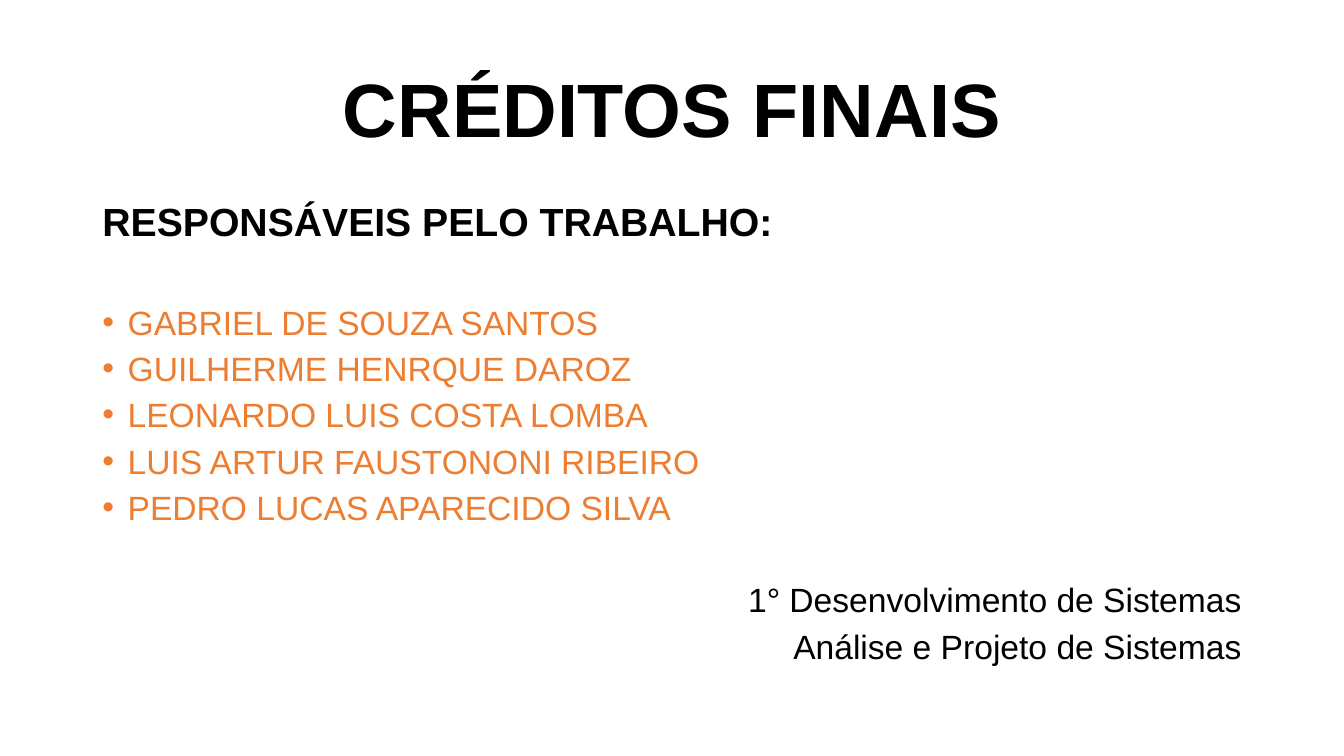
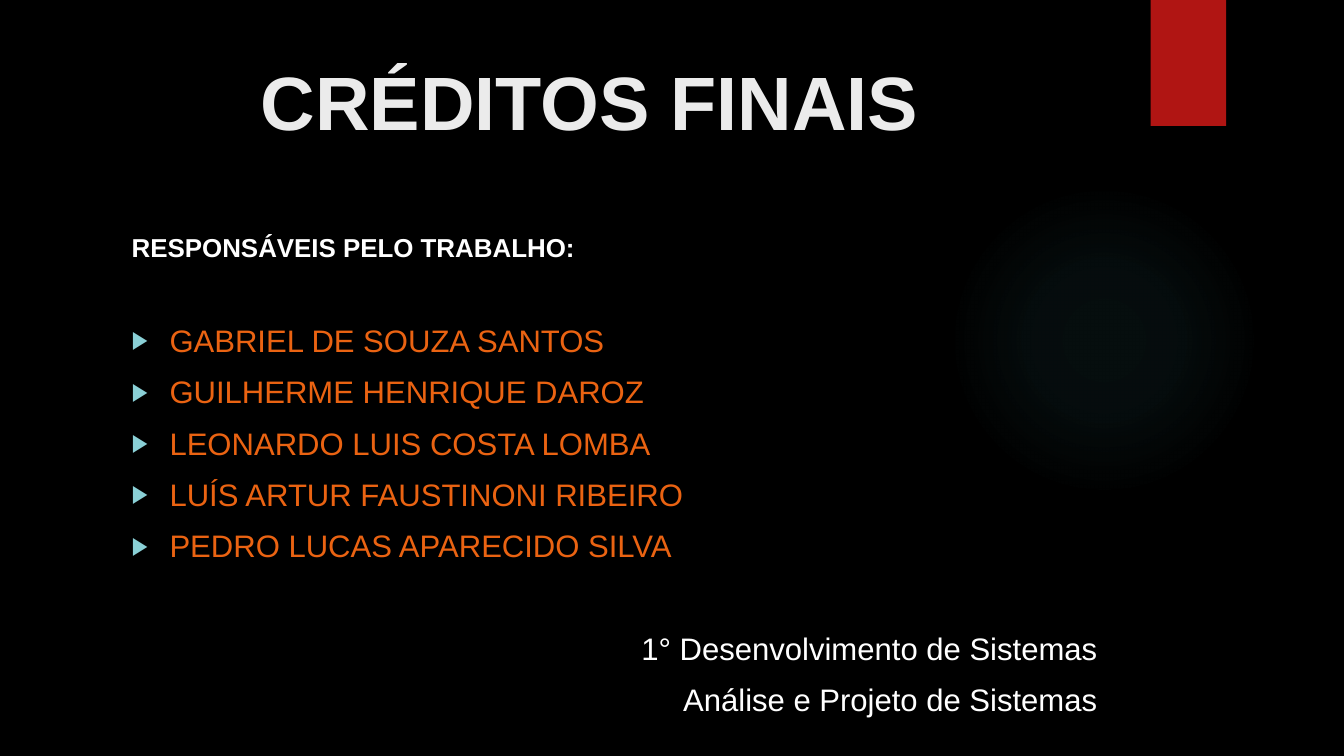
Before and after one commit to GabrielDSS0/ETEC-Coisas-Escolares, a slide deck: slide 13 of 1 etim ds 2022/Analise e Projeto de Sistemas/Trabalho sobre modelo Espiral/Modelo Espiral.pptx. Drawn at 1344x756 pixels with LibreOffice and Linux fonts; fonts in the diff are those of the drawing; background and template pictures are left out. Boxes give left, top, right and bottom in pixels: in the first picture for what was removed or moved away, otherwise in the second. Text is boxed around its words. In the diff, an @@ line names an element or a change of style, - is before the commit and + after.

```diff
--- a/1 etim ds 2022/Analise e Projeto de Sistemas/Trabalho sobre modelo Espiral/Modelo Espiral.pptx
+++ b/1 etim ds 2022/Analise e Projeto de Sistemas/Trabalho sobre modelo Espiral/Modelo Espiral.pptx
@@ background #FFFFFF to picture (left out) @@
@@ rectangle added at box(1150, 0, 1226, 126), fill #B01513 @@
@@ title "CRÉDITOS FINAIS": place and size @@
-title "CRÉDITOS FINAIS" at box(343, 77, 1001, 138)
+title "CRÉDITOS FINAIS" at box(261, 70, 918, 131)
@@ title "CRÉDITOS FINAIS" at box(261, 70, 918, 131): text colour #000000 to #EBEBEB; line spacing 0.9 to 1; vertical alignment middle to top @@
@@ ellipse added at box(949, 185, 1259, 495), fill gradient #50B9C1 @@
@@ text "RESPONSÁVEIS PELO TRABALHO:": place and size @@
-text "RESPONSÁVEIS PELO TRABALHO:" at box(102, 205, 1241, 666)
+text "RESPONSÁVEIS PELO TRABALHO:" at box(132, 236, 1098, 718)
@@ text at box(132, 236, 1098, 718): size 28 to 18.5 pt in "RESPONSÁVEIS PELO TRABALHO:"; text colour #000000 to #FFFFFF in "RESPONSÁVEIS PELO TRABALHO:", "1° Desenvolvimento de Sistemas", "Análise e Projeto de Sistemas"; size 24 to 22.2 pt in "GABRIEL DE SOUZA SANTOS", "LEONARDO LUIS COSTA LOMBA", "PEDRO LUCAS APARECIDO SILVA", "1° Desenvolvimento de Sistemas" and 1 more places; text colour #ED7D31 to #EA6312 in "GABRIEL DE SOUZA SANTOS", "LEONARDO LUIS COSTA LOMBA", "PEDRO LUCAS APARECIDO SILVA"; line spacing 0.8 to 1; bullet • to ▶ @@
@@ text at box(170, 381, 644, 409): text changed; size 24 to 22.2 pt; text colour #ED7D31 to #EA6312 @@
-• GUILHERME HENRQUE DAROZ
+▶ GUILHERME HENRIQUE DAROZ
@@ text at box(170, 481, 683, 507): text changed; size 24 to 22.2 pt; text colour #ED7D31 to #EA6312 @@
-• LUIS ARTUR FAUSTONONI RIBEIRO
+▶ LUÍS ARTUR FAUSTINONI RIBEIRO
```
Also in this commit, not shown: 11 other slides changed, 1 slide added, 1 slide removed.
